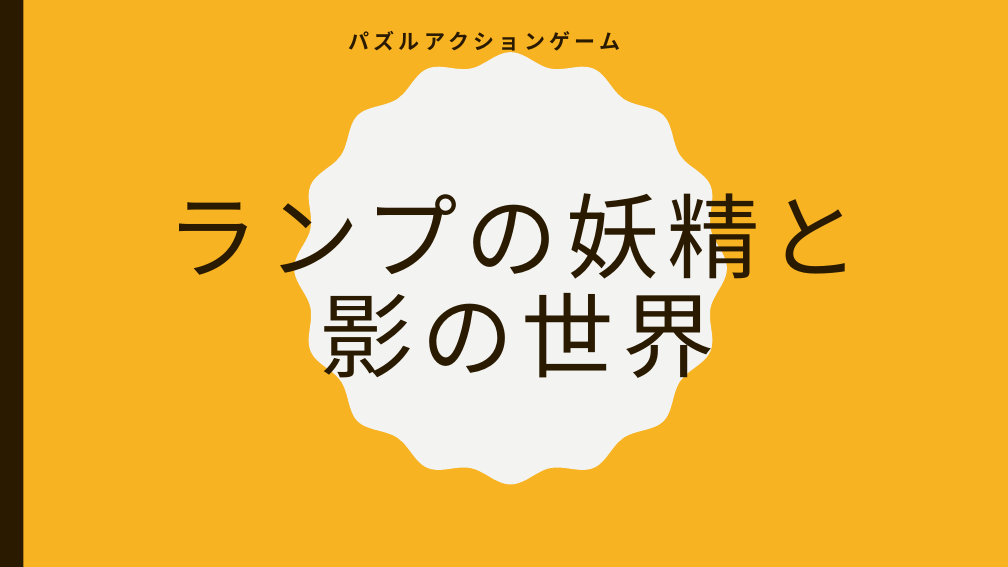
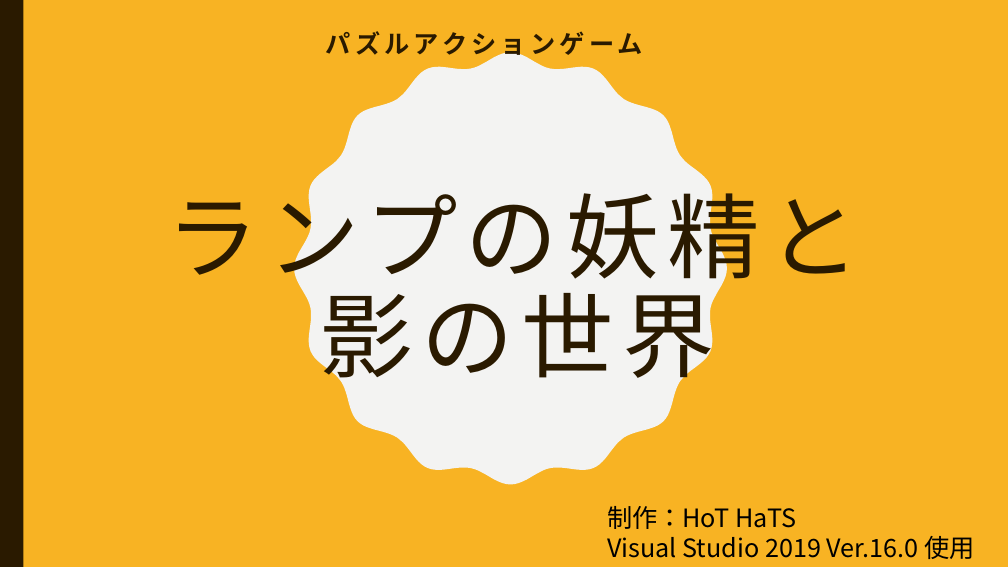
Before and after one commit to HoT-HaTS/LampGame, a slide deck: slide 1 of ランプの妖精と影の世界.pptx. Drawn at 1008x567 pixels with LibreOffice and Linux fonts; fonts in the diff are those of the drawing. Boxes give left, top, right and bottom in pixels: in the first picture for what was removed or moved away, otherwise in the second. Text is boxed around its words. In the diff, an @@ line names an element or a change of style, - is before the commit and + after.

```diff
--- a/ランプの妖精と影の世界.pptx
+++ b/ランプの妖精と影の世界.pptx
@@ subtitle "パズルアクションゲーム" at <box>326,31,643,60</box>: size 20 to 24 pt @@
@@ text added at <box>607,506,975,559</box>, 24 pt, text #000000 @@
+制作：HoT HaTS
+Visual Studio 2019 Ver.16.0 使用
```
Also in this commit, not shown: 3 other files.
